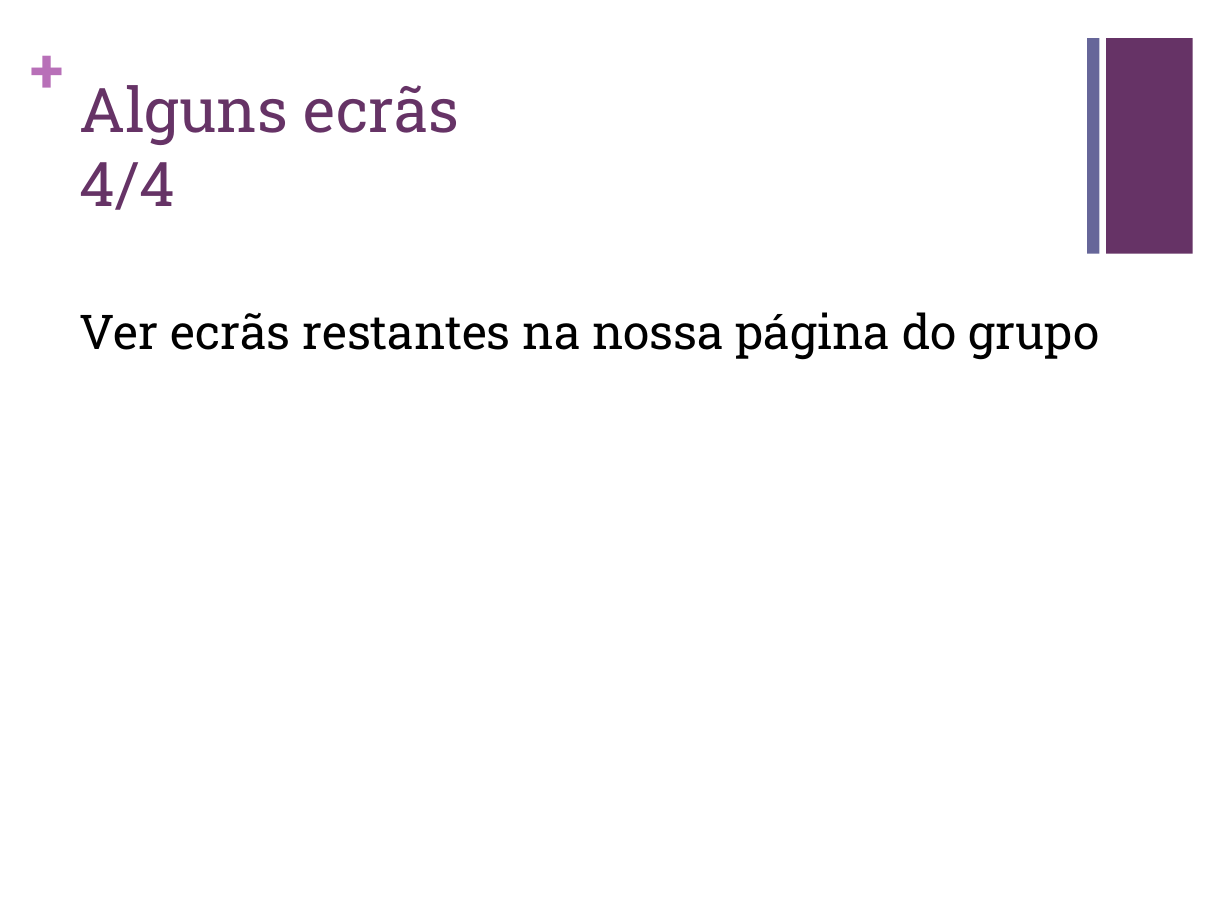
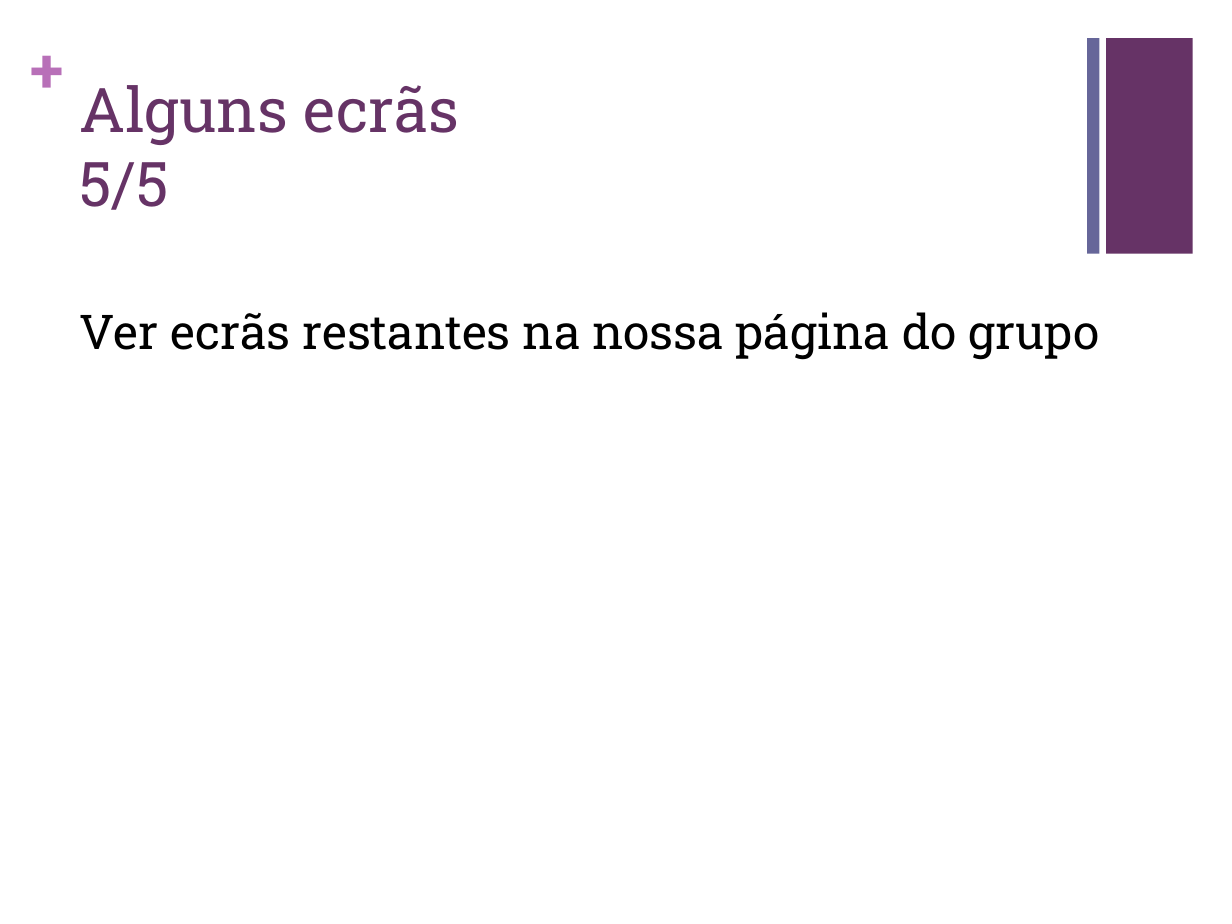
Before and after one commit to carboned4/C_C_U-2015-10, a slide deck: slide 14 of Aula 06/G10 - Apresentacao - Lab05.pptx (slide 13 before the commit). Drawn at 1232x924 pixels with LibreOffice and Linux fonts; fonts in the diff are those of the drawing. Boxes give left, top, right and bottom in pixels: in the first picture for what was removed or moved away, otherwise in the second. Text is boxed around its words. In the diff, an @@ line names an element or a change of style, - is before the commit and + after.

```diff
--- a/Aula 06/G10 - Apresentacao - Lab05.pptx
+++ b/Aula 06/G10 - Apresentacao - Lab05.pptx
@@ title at (79,85,459,210): text changed @@
-Alguns ecrãs 4/4
+Alguns ecrãs 5/5
```
Also in this commit, not shown: 3 other slides changed, 1 slide added.
